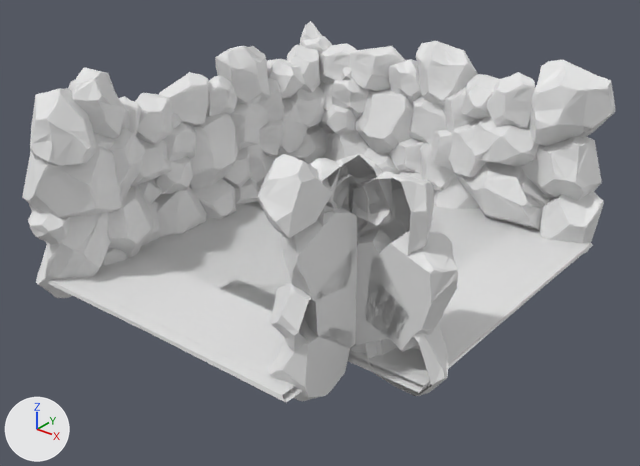
Renders of the Blender file Blends/cave_corner_topless.blend from each side of a commit.
The view is the same before and after, from a 50 mm camera at (20.5, -25.4, 16.0) aimed at (0.9, -0.8, 0.8). Lighting does not change. The marker at lower left points along +X, +Y and +Z.

The older version as bpy lines, for what is in view:
```python
me_cube_001 = bpy.data.meshes.new('Cube.001')
me_cube_001.from_pydata(...)  # 15237 vertices, 13876 faces, 104 loose edges; spans x -5.35..1.87, y -4.88..1.51, z -0.82..10.49
me_cube_124 = bpy.data.meshes.new('Cube.124')
me_cube_124.from_pydata(...)  # 72 vertices, 56 faces; spans x -9.8..10.2, y -7.3..7.3, z -0.1..0.1
# faces by material slot: [14, 14, 14, 14]
me_cube_124.materials.append(mat_material_003)  # white #e7e7e7
me_cube_124.materials.append(mat_material)  # white #e7e7e7
me_cube_124.materials.append(mat_material_004)  # white #e7e7e7
me_cube_124.materials.append(mat_material_005)  # white #e7e7e7
me_cube_141 = bpy.data.meshes.new('Cube.141')
me_cube_141.from_pydata(...)  # 2852 vertices, 2608 faces, 2 loose edges; spans x -3.21..2.31, y -0.99..4.12, z -1.94..1.91
ob_cube_018 = bpy.data.objects.new('Cube.018', me_cube_001)
ob_cube_018.location = (7.27, 7.38, 5.45)
ob_cube_018.rotation_euler = (1.436, -0.341, 5.484)  # degrees (82, -20, 314)
ob_cube_018.scale = (1.96, 1.96, 1.96)
ob_cube_022 = bpy.data.objects.new('Cube.022', me_cube_141)
ob_cube_022.location = (7.09, -5.23, 4.99)
ob_cube_022.rotation_euler = (-1.187, -0.698, 3.476)  # degrees (-68, -40, 199)
ob_cube_022.scale = (1.53, 1.53, 1.53)
ob_cube_056 = bpy.data.objects.new('Cube.056', me_cube_124)
ob_cube_056.location = (0.0, 0.0, 0.0)
ob_cube_056.rotation_euler = (0.0, 0.0, 1.571)  # degrees (0, 0, 90)
ob_cube_056.scale = (0.932, 1.24, 1.0)
```
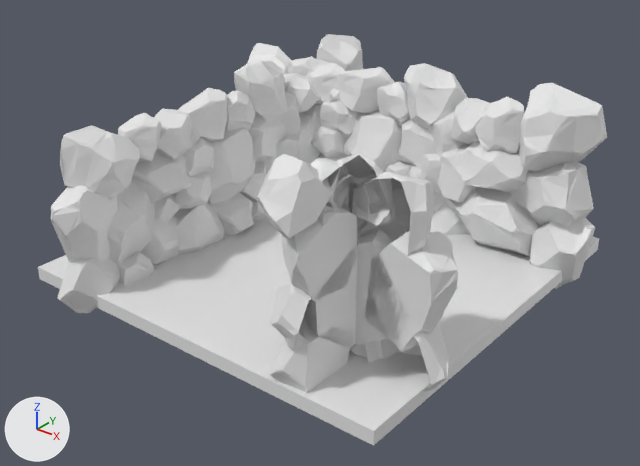
The newer file is also rescaled (x0.377), turned or shifted as a whole; pictures and numbers use the older file's frame.

What differs and where, as boxes (x1, y1, x2, y2) in the pictures (640 x 466 px):
'Cube.018', deleted: before (22, 21, 615, 298)
'Cube.001', added: after (248, 43, 607, 289)
'Cube.118', added: after (51, 34, 363, 313)
'Cube.056', deleted: before (48, 201, 593, 402)
    faces in mat_material_004 (white #e7e7e7): (65, 202, 519, 394)
    faces in mat_material_005 (white #e7e7e7): (138, 201, 593, 386)
    faces in mat_material_003 (white #e7e7e7): (48, 279, 302, 402)
    faces in mat_material (white #e7e7e7): (348, 247, 587, 393)
'Cube', added: after (38, 219, 599, 446)

Patch to the scene script:
```diff
--- a/Blends/cave_corner_topless.blend.py
+++ b/Blends/cave_corner_topless.blend.py
@@ me_cube_001_1 @@
+me_cube_001_1.from_pydata(...)  # 7265 vertices, 6643 faces, 20 loose edges; spans x -4.36..6.02, y -4.11..2.41, z -5.79..1.65
@@ me_cube @@
+me_cube.from_pydata(...)  # a box spanning x -1.0..1.0, y -1.0..1.0, z -1.0..1.0
+me_cube.materials.append(mat_material)  # white #e7e7e7
@@ ob_cube_056 @@
-ob_cube_056 = bpy.data.objects.new('Cube.056', me_cube_124)
-ob_cube_056.location = (0.0, 0.0, 0.0)
-ob_cube_056.rotation_euler = (0.0, 0.0, 1.571)  # degrees (0, 0, 90)
-ob_cube_056.scale = (0.932, 1.24, 1.0)
@@ ob_cube_018 @@
-ob_cube_018 = bpy.data.objects.new('Cube.018', me_cube_001)
-ob_cube_018.location = (7.27, 7.38, 5.45)
-ob_cube_018.rotation_euler = (1.436, -0.341, 5.484)  # degrees (82, -20, 314)
-ob_cube_018.scale = (1.96, 1.96, 1.96)
@@ ob_cube_001 @@
+ob_cube_001 = bpy.data.objects.new('Cube.001', me_cube_001_1)
+ob_cube_001.location = (-0.83, 4.71, 4.94)
+ob_cube_001.rotation_euler = (0.0, 0.0, 0.383)  # degrees (0, 0, 22)
+ob_cube_001.scale = (1.63, 1.19, 1.13)
@@ ob_cube_118 @@
+ob_cube_118 = bpy.data.objects.new('Cube.118', me_cube_001_1.copy())
+ob_cube_118.location = (-4.24, -1.99, 4.75)
+ob_cube_118.rotation_euler = (0.0, 0.0, 1.954)  # degrees (0, 0, 112)
+ob_cube_118.scale = (1.63, 1.19, 1.13)
@@ ob_cube @@
+ob_cube = bpy.data.objects.new('Cube', me_cube)
+ob_cube.location = (1.07, -0.59, -0.34)
+ob_cube.rotation_euler = (0.0, 0.0, 1.571)  # degrees (0, 0, 90)
+ob_cube.scale = (7.96, 7.96, 0.265)
```
